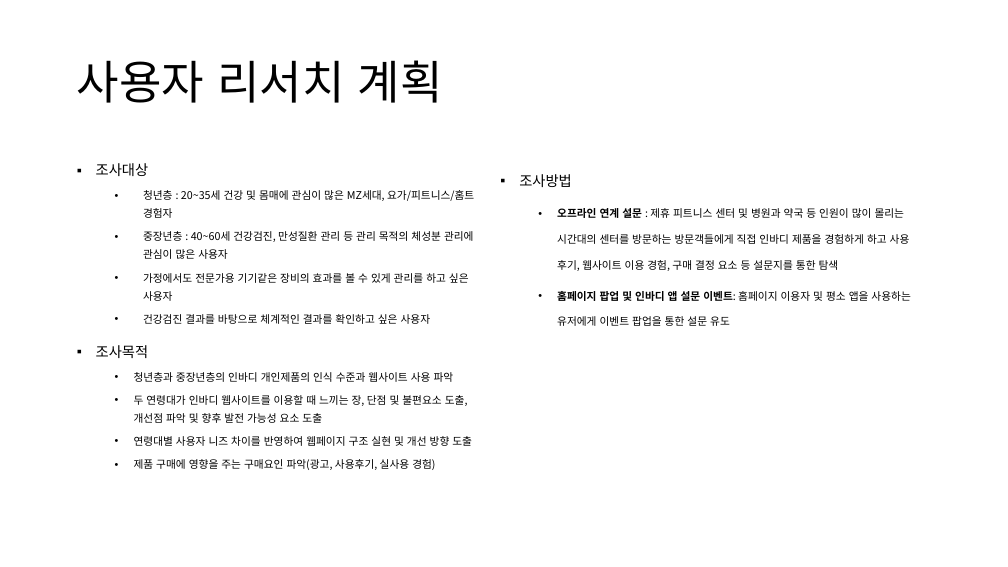
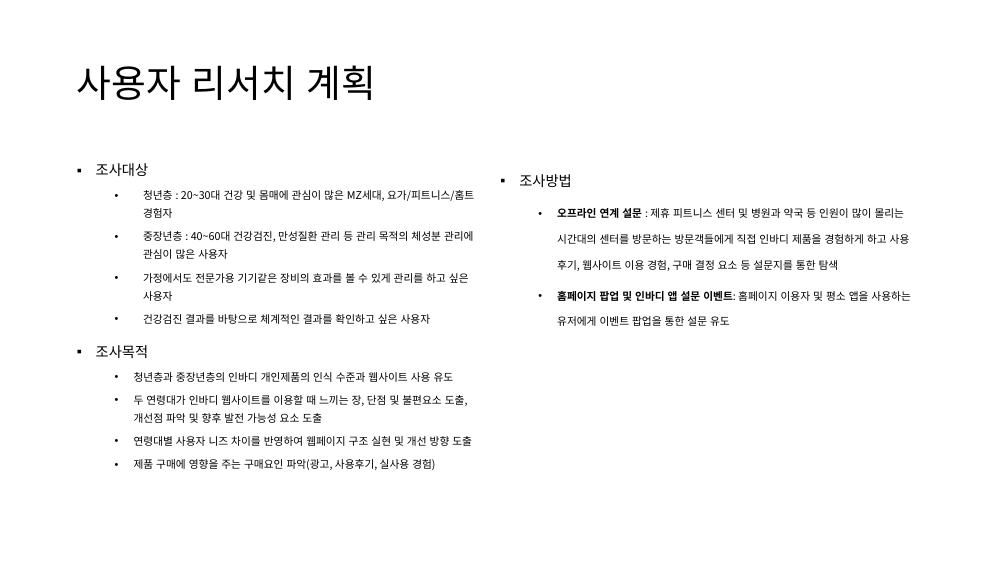
Before and after one commit to JaenyungJeong/JJN, a slide deck: slide 4 of 사용자리서치_정재녕.pptx. Drawn at 1008x567 pixels with LibreOffice and Linux fonts; fonts in the diff are those of the drawing. Boxes give left, top, right and bottom in pixels: in the first picture for what was removed or moved away, otherwise in the second. Text is boxed around its words. In the diff, an @@ line names an element or a change of style, - is before the commit and + after.

```diff
--- a/사용자리서치_정재녕.pptx
+++ b/사용자리서치_정재녕.pptx
@@ title "사용자 리서치 계획" at [77, 65, 377, 100]: size 44 to 36 pt @@
@@ text at [143, 190, 474, 259]: text changed @@
-  • 청년층 : 20~35세 건강 및 몸매에 관심이 많은 MZ세대, 요가/피트니스/홈트 경험자
-  • 중장년층 : 40~60세 건강검진, 만성질환 관리 등 관리 목적의 체성분 관리에 관심이 많은 사용자
+  • 청년층 : 20~30대 건강 및 몸매에 관심이 많은 MZ세대, 요가/피트니스/홈트 경험자
+  • 중장년층 : 40~60대 건강검진, 만성질환 관리 등 관리 목적의 체성분 관리에 관심이 많은 사용자
@@ text at [134, 372, 454, 382]: text changed @@
-  • 청년층과 중장년층의 인바디 개인제품의 인식 수준과 웹사이트 사용 파악
+  • 청년층과 중장년층의 인바디 개인제품의 인식 수준과 웹사이트 사용 유도
```
Also in this commit, not shown: 3 other slides changed, 3 slides added, 7 other files.
